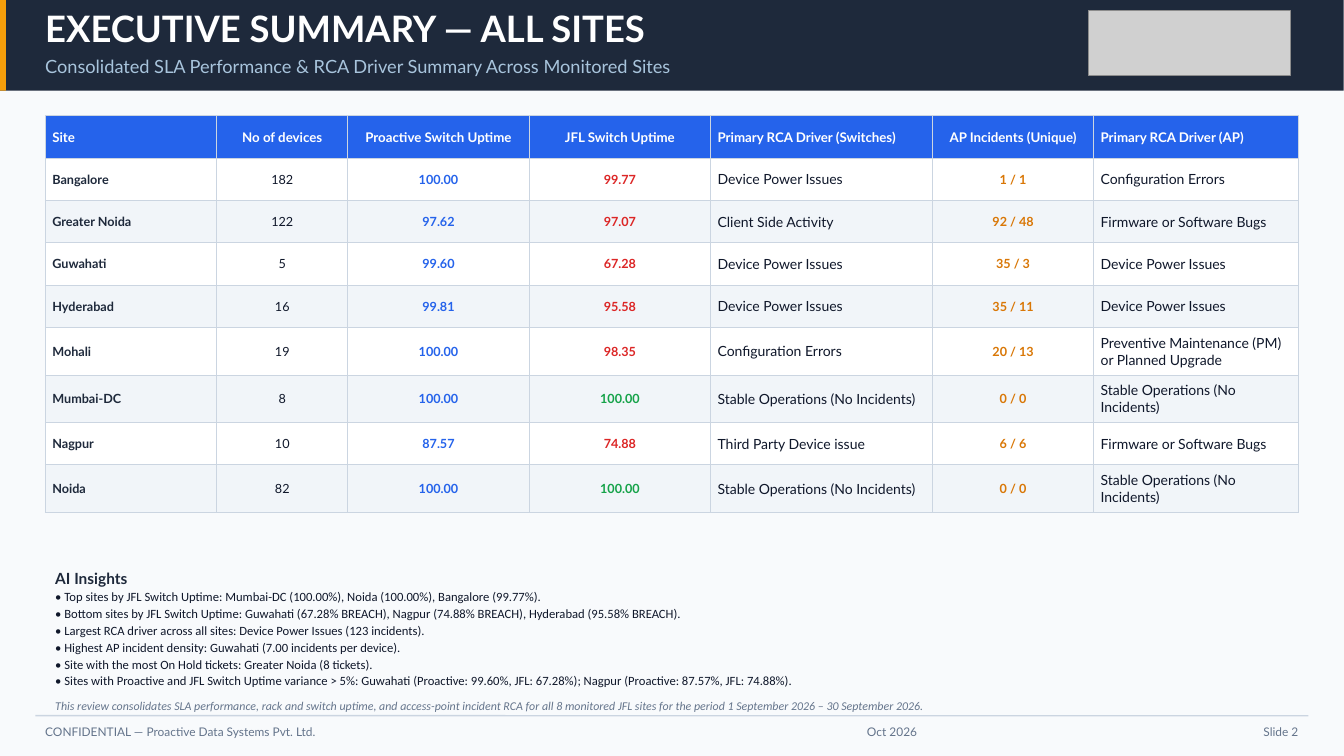
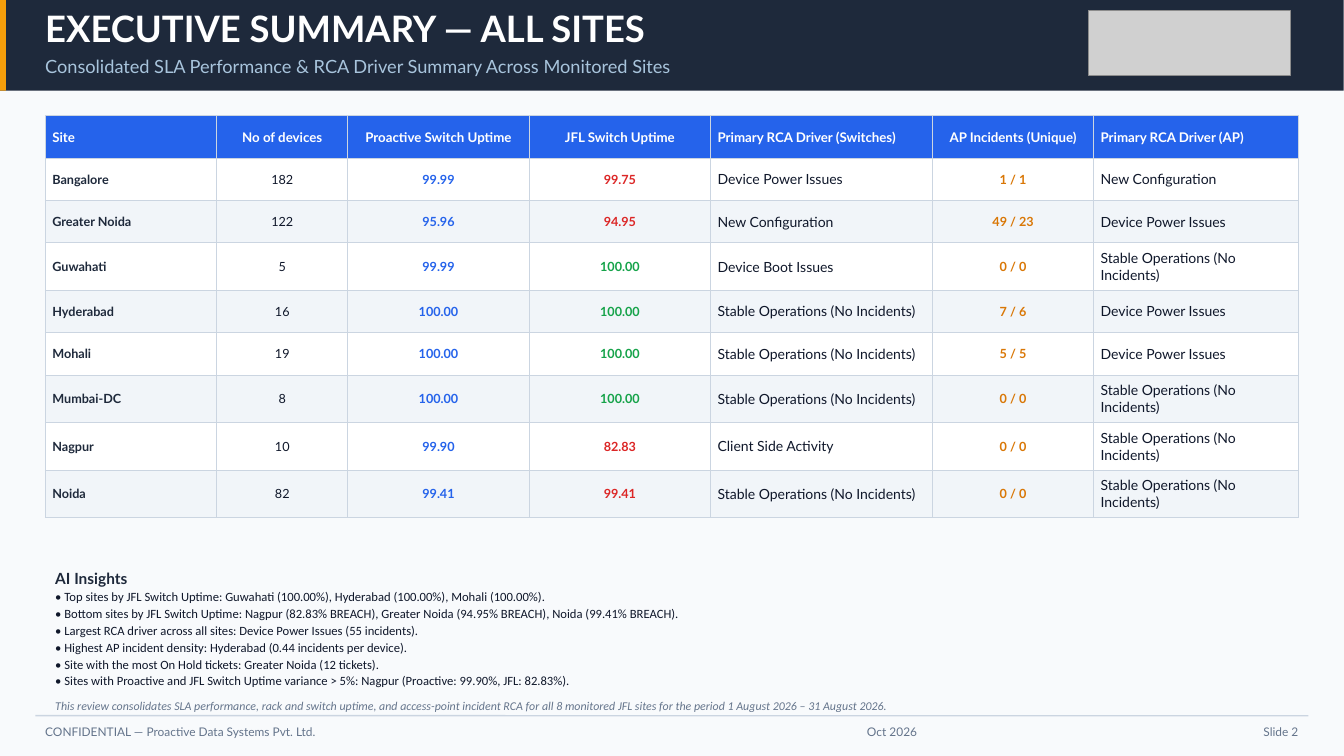
Before and after one commit to chhitij-21/executive-dashboard-qbr, a slide deck: slide 2 of Executive QBR Report - Jubilant Foodworks Ltd (JFL).pptx. Drawn at 1344x756 pixels with LibreOffice and Linux fonts; fonts in the diff are those of the drawing; grey boxes stand for pictures. Boxes give left, top, right and bottom in pixels: in the first picture for what was removed or moved away, otherwise in the second. Text is boxed around its words. In the diff, an @@ line names an element or a change of style, - is before the commit and + after.

Commit message:
fix(ssot): update canonical dataset to August 2026 (1 August 2026 – 31 August 2026) with 86 incidents and 444 devices

```diff
--- a/Executive QBR Report - Jubilant Foodworks Ltd (JFL).pptx
+++ b/Executive QBR Report - Jubilant Foodworks Ltd (JFL).pptx
@@ table at bbox=[45, 116, 1299, 513] @@
-row 2: Bangalore | 182 | 100.00 | 99.77 | Device Power Issues | 1 / 1 | Configuration Errors
+row 2: Bangalore | 182 | 99.99 | 99.75 | Device Power Issues | 1 / 1 | New Configuration
-row 3: Greater Noida | 122 | 97.62 | 97.07 | Client Side Activity | 92 / 48 | Firmware or Software Bugs
+row 3: Greater Noida | 122 | 95.96 | 94.95 | New Configuration | 49 / 23 | Device Power Issues
-row 4: Guwahati | 5 | 99.60 | 67.28 | Device Power Issues | 35 / 3 | Device Power Issues
+row 4: Guwahati | 5 | 99.99 | 100.00 | Device Boot Issues | 0 / 0 | Stable Operations (No Incidents)
-row 5: Hyderabad | 16 | 99.81 | 95.58 | Device Power Issues | 35 / 11 | Device Power Issues
+row 5: Hyderabad | 16 | 100.00 | 100.00 | Stable Operations (No Incidents) | 7 / 6 | Device Power Issues
-row 6: Mohali | 19 | 100.00 | 98.35 | Configuration Errors | 20 / 13 | Preventive Maintenance (PM) or Planned Upgrade
+row 6: Mohali | 19 | 100.00 | 100.00 | Stable Operations (No Incidents) | 5 / 5 | Device Power Issues
-row 8: Nagpur | 10 | 87.57 | 74.88 | Third Party Device issue | 6 / 6 | Firmware or Software Bugs
+row 8: Nagpur | 10 | 99.90 | 82.83 | Client Side Activity | 0 / 0 | Stable Operations (No Incidents)
-row 9, column 3: 100.00
+row 9, column 3: 99.41
-row 9, column 4: 100.00
+row 9, column 4: 99.41
@@ text at bbox=[64, 592, 679, 687]: text changed @@
-• Top sites by JFL Switch Uptime: Mumbai-DC (100.00%), Noida (100.00%), Bangalore (99.77%).
-• Bottom sites by JFL Switch Uptime: Guwahati (67.28% BREACH), Nagpur (74.88% BREACH), Hyderabad (95.58% BREACH).
-• Largest RCA driver across all sites: Device Power Issues (123 incidents).
-• Highest AP incident density: Guwahati (7.00 incidents per device).
-• Site with the most On Hold tickets: Greater Noida (8 tickets).
-• Sites with Proactive and JFL Switch Uptime variance > 5%: Guwahati (Proactive: 99.60%, JFL: 67.28%); Nagpur (Proactive: 87.57%, JFL: 74.88%).
+• Top sites by JFL Switch Uptime: Guwahati (100.00%), Hyderabad (100.00%), Mohali (100.00%).
+• Bottom sites by JFL Switch Uptime: Nagpur (82.83% BREACH), Greater Noida (94.95% BREACH), Noida (99.41% BREACH).
+• Largest RCA driver across all sites: Device Power Issues (55 incidents).
+• Highest AP incident density: Hyderabad (0.44 incidents per device).
+• Site with the most On Hold tickets: Greater Noida (12 tickets).
+• Sites with Proactive and JFL Switch Uptime variance > 5%: Nagpur (Proactive: 99.90%, JFL: 82.83%).
@@ text at bbox=[55, 702, 887, 712]: text changed @@
-This review consolidates SLA performance, rack and switch uptime, and access-point incident RCA for all 8 monitored JFL sites for the period 1 September 2026 – 30 September 2026.
+This review consolidates SLA performance, rack and switch uptime, and access-point incident RCA for all 8 monitored JFL sites for the period 1 August 2026 – 31 August 2026.
```
Also in this commit, not shown: 35 other slides changed, 4 other files.
